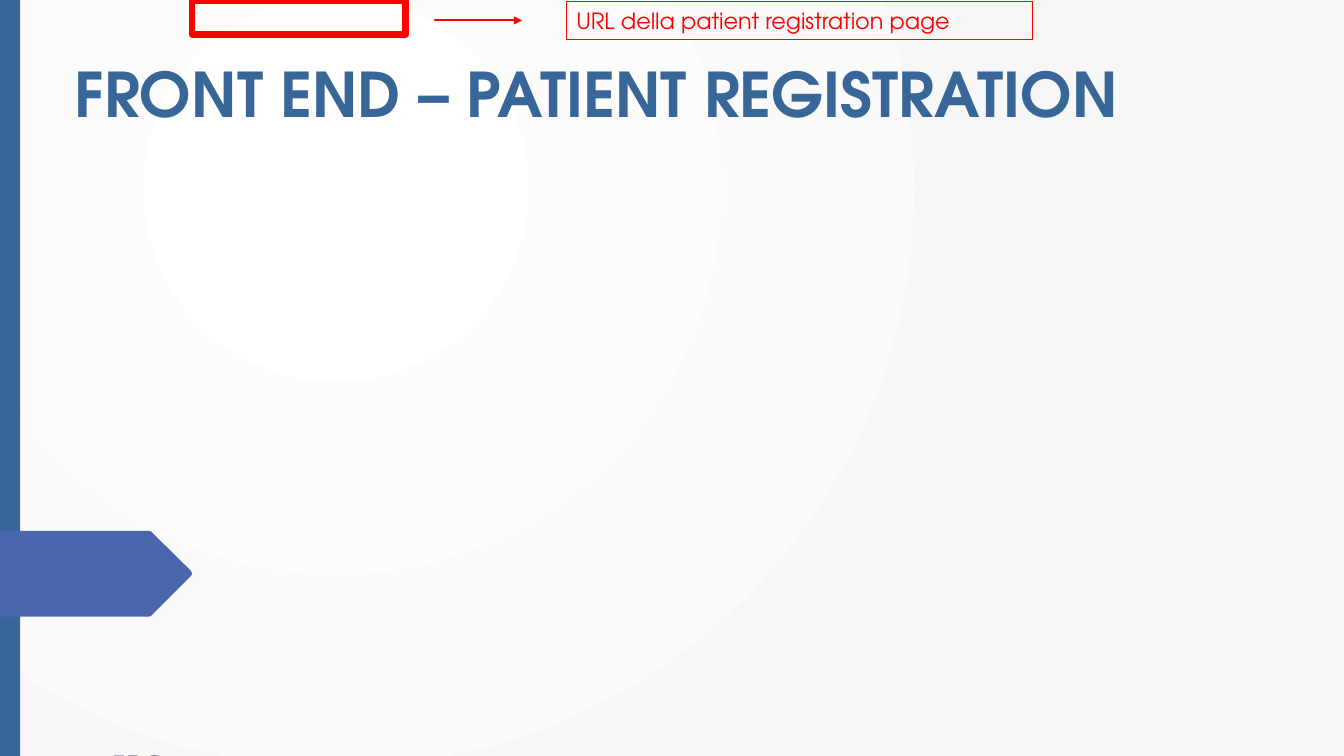
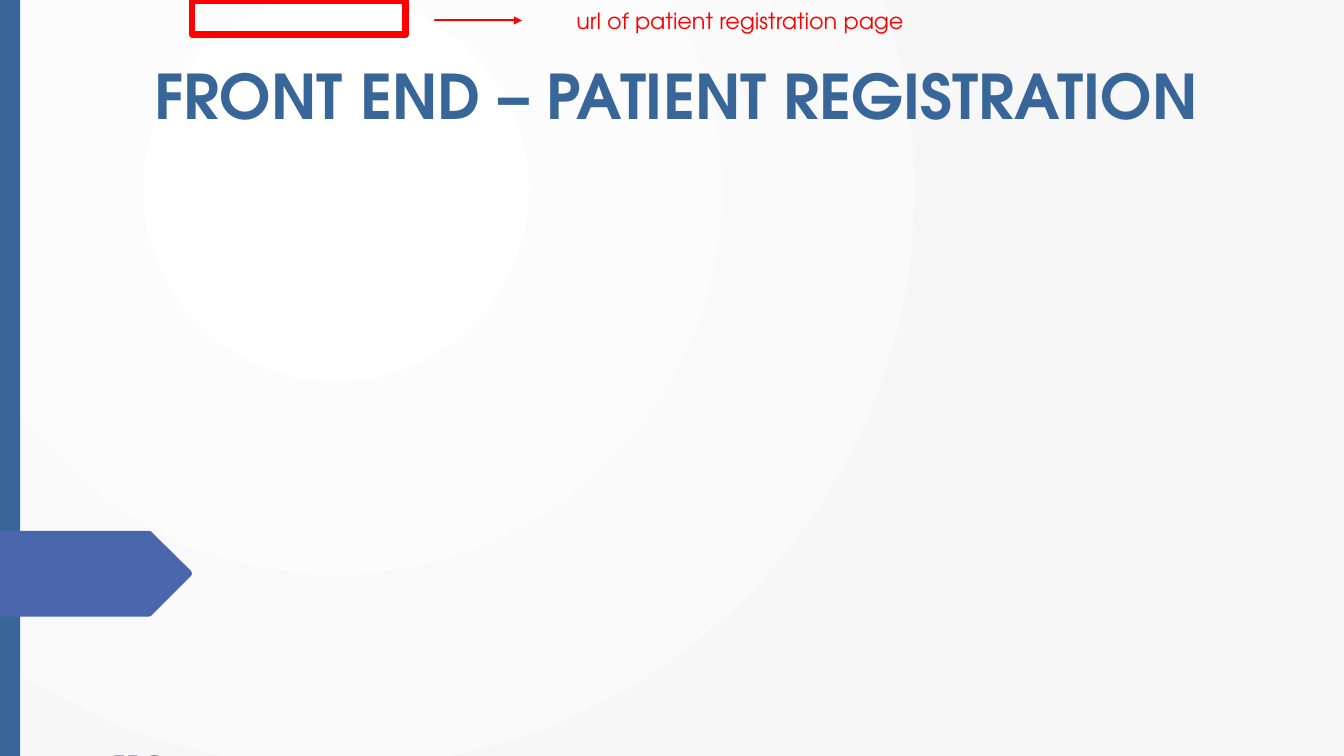
Before and after one commit to edo98811/IoT_project, a slide deck: slide 13 of Documenti/progetto_finale_last.pptx. Drawn at 1344x756 pixels with LibreOffice and Linux fonts; fonts in the diff are those of the drawing; background and template pictures are left out. Boxes give left, top, right and bottom in pixels: in the first picture for what was removed or moved away, otherwise in the second. Text is boxed around its words. In the diff, an @@ line names an element or a change of style, - is before the commit and + after.

```diff
--- a/Documenti/progetto_finale_last.pptx
+++ b/Documenti/progetto_finale_last.pptx
@@ text "url of patient registration page": place and size @@
-text "url of patient registration page" at (567, 2, 1032, 39)
+text "url of patient registration page" at (576, 12, 904, 34)
@@ text "url of patient registration page" at (576, 12, 904, 34): outline #FF0000 0.75 pt to none @@
@@ text at (576, 12, 904, 34): text changed @@
-URL della patient registration page
+url of patient registration page
@@ title "FRONT END – PATIENT REGISTRATION": place and size @@
-title "FRONT END – PATIENT REGISTRATION" at (75, 70, 1118, 118)
+title "FRONT END – PATIENT REGISTRATION" at (154, 72, 1198, 120)
```
Also in this commit, not shown: 15 other slides changed, 7 slides added, 6 slides removed.
